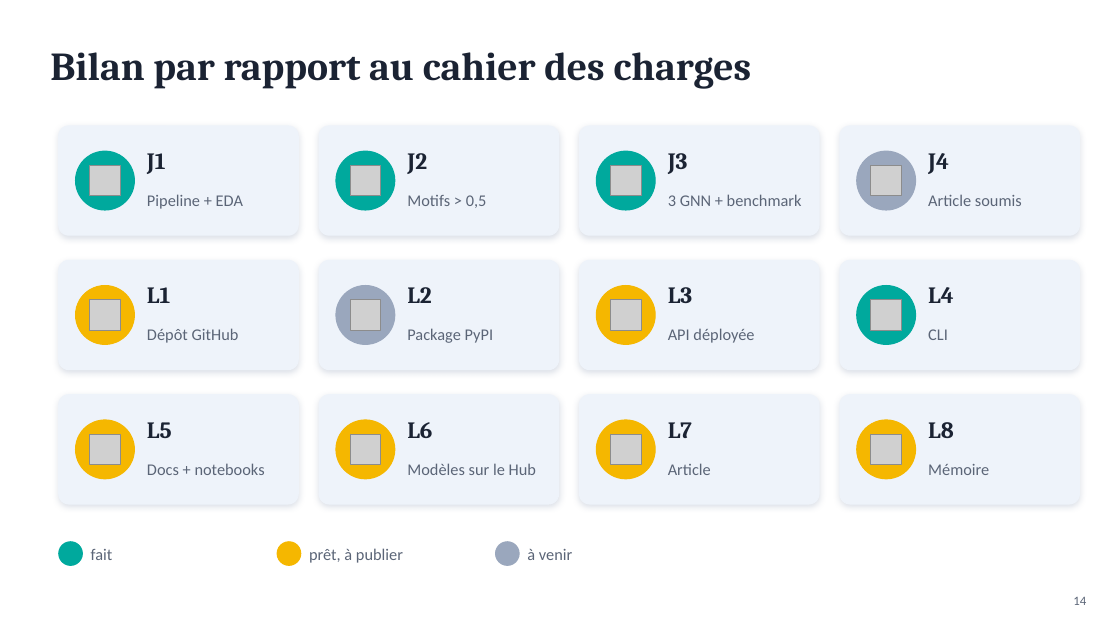
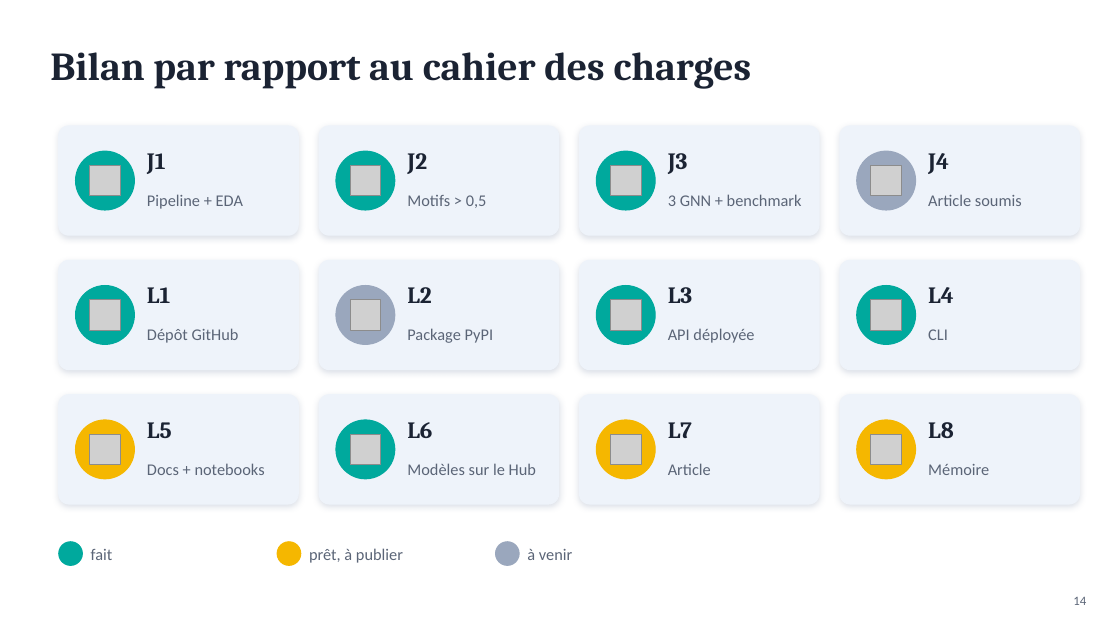
Before and after one commit to Abeidak/aml-graphminer, a slide deck: slide 14 of paper/soutenance/AML-GraphMiner_soutenance.pptx. Drawn at 1120x630 pixels with LibreOffice and Linux fonts; fonts in the diff are those of the drawing; grey boxes stand for pictures. Boxes give left, top, right and bottom in pixels: in the first picture for what was removed or moved away, otherwise in the second. Text is boxed around its words. In the diff, an @@ line names an element or a change of style, - is before the commit and + after.

```diff
--- a/paper/soutenance/AML-GraphMiner_soutenance.pptx
+++ b/paper/soutenance/AML-GraphMiner_soutenance.pptx
@@ fill #F5B700 to #00A99D; outline #F5B700 1 pt to #00A99D 1 pt in 3 elements at (x1=76, y1=286, x2=134, y2=344), (x1=597, y1=286, x2=655, y2=344), (x1=336, y1=420, x2=395, y2=479) @@
```
Also in this commit, not shown: 4 other files.
